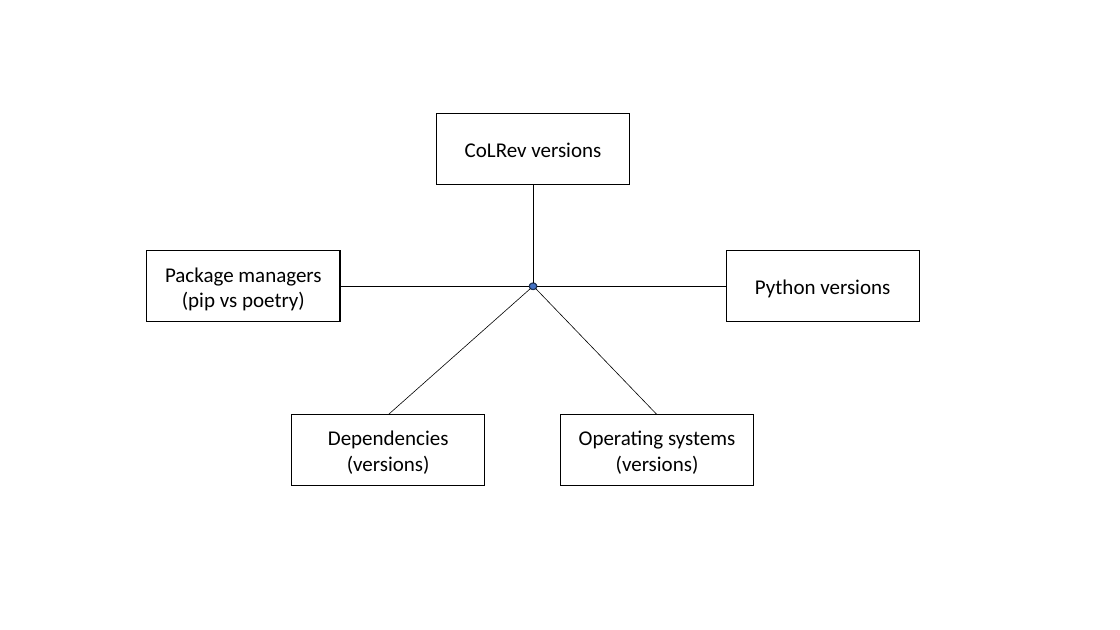
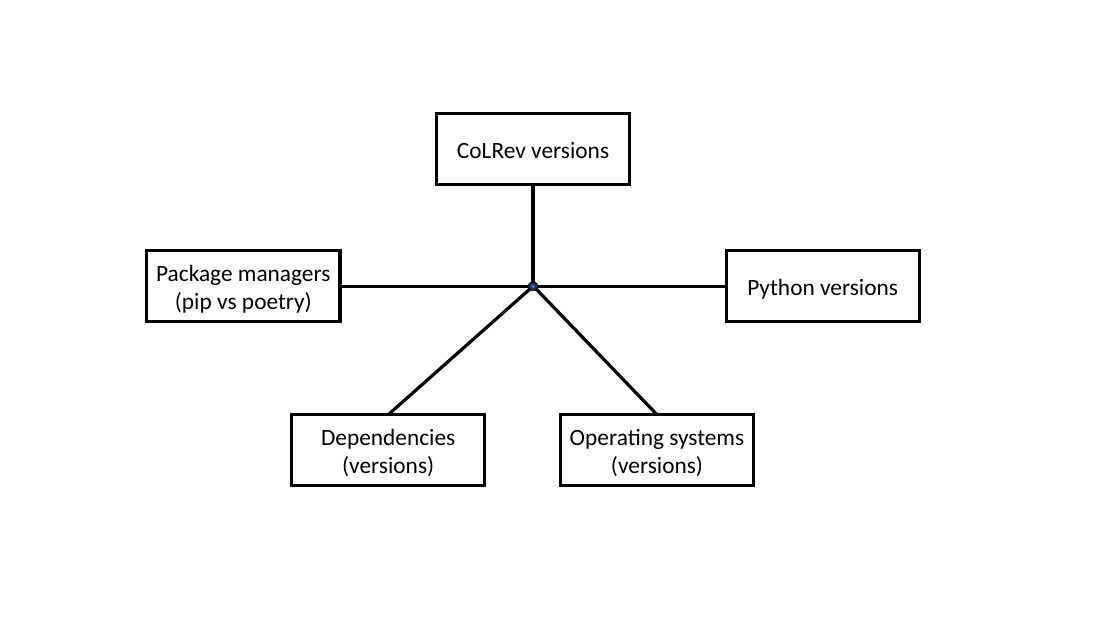
Before and after one commit to digital-work-lab/open-source-project, a slide deck: slide 1 of assets/sources-of-errors.pptx. Drawn at 1120x630 pixels with LibreOffice and Linux fonts; fonts in the diff are those of the drawing. Boxes give left, top, right and bottom in pixels: in the first picture for what was removed or moved away, otherwise in the second. Text is boxed around its words. In the diff, an @@ line names an element or a change of style, - is before the commit and + after.

```diff
--- a/assets/sources-of-errors.pptx
+++ b/assets/sources-of-errors.pptx
@@ line (534, 283) - (534, 185): stroke #000000 0.5 pt to #000000 2.75 pt @@
@@ size 18 to 20 pt; outline #000000 1 pt to #000000 2.75 pt in 5 elements at <box>560,415,754,486</box>, <box>727,251,920,322</box>, <box>437,114,630,185</box>, <box>292,415,485,486</box>, <box>147,251,340,322</box> @@
@@ line (529, 287) - (340, 287): stroke #000000 0.5 pt to #000000 2.75 pt @@
@@ line (530, 289) - (388, 415): stroke #000000 0.5 pt to #000000 2.75 pt @@
@@ ellipse at <box>529,283,537,290</box>: outline #1E3256 1 pt to #1E3256 2.75 pt @@
@@ line (536, 289) - (657, 415): stroke #000000 0.5 pt to #000000 2.75 pt @@
@@ line (727, 287) - (537, 287): stroke #000000 0.5 pt to #000000 2.75 pt @@
```
Also in this commit, not shown: 3 other files.
